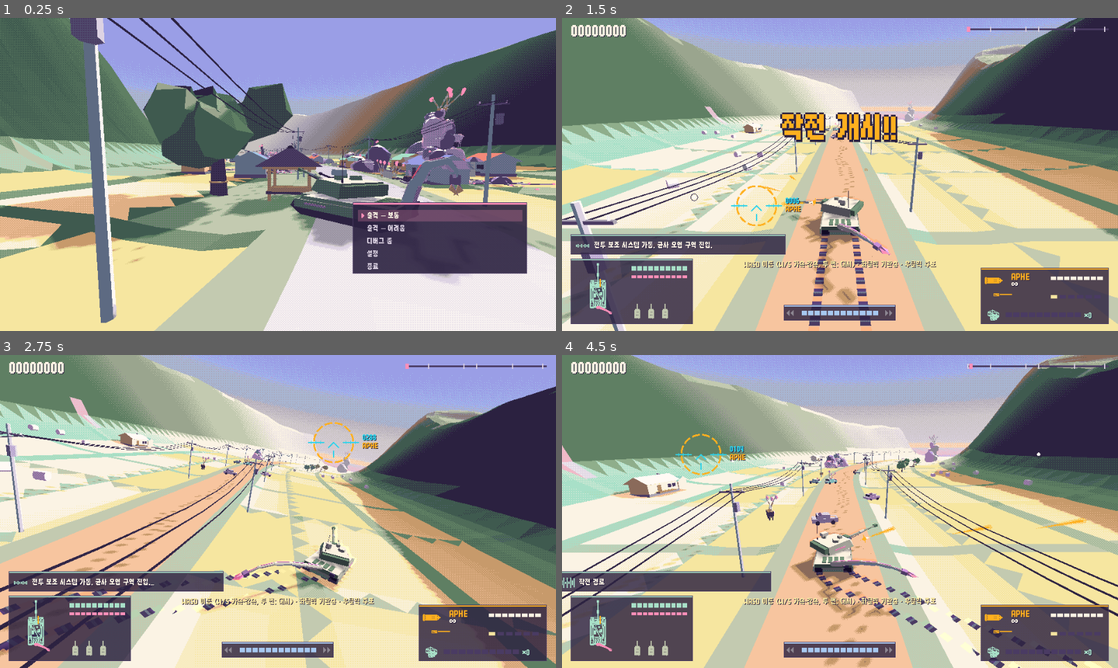
Above: before the commit, frames 1-4 (two rows, left to right).
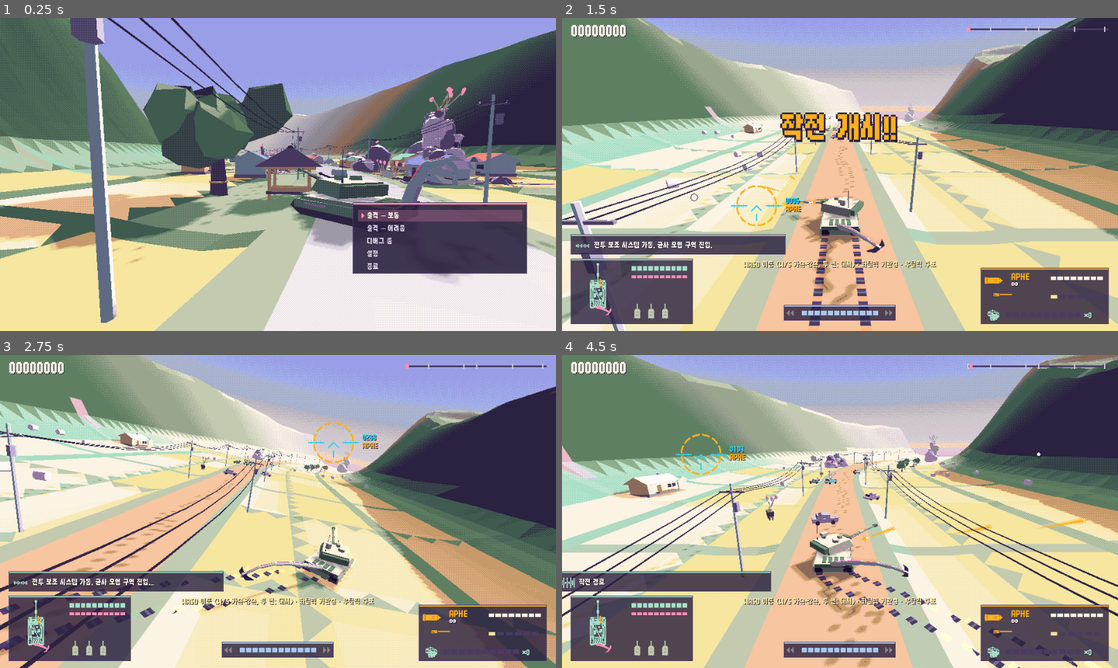
Above: after the commit, the same moments.

Repository: scarf005/orca-class
Game: Godot game, scene res://scenes/main.tscn
Same seed, same stepped clock (60 frames per second), same inputs: the game is played once before the commit and once after it.
Inputs (mouse positions are in pixels of both pictures, inside the frame that each line leads up to):
- Up to frame 1 (0.25 s): no input
- Up to frame 2 (1.5 s): tap Enter (ui_accept) at 0.5 s; drag from (840, 174) to (895, 105) at 0.52 s; drag from (728, 190) to (812, 237) at 1.27 s
- Up to frame 3 (2.75 s): move the mouse to (333, 442) at 2.02 s; hold D (move_right) from 2.03 s (still down); hold E from 2.03 s (still down)
- Up to frame 4 (4.5 s): release D (move_right) at 2.75 s; release E at 2.75 s; drag from (812, 574) to (673, 464) at 2.77 s; move the mouse to (1006, 558) at 3.52 s; hold A (move_left) 3.53-4.25 s; hold Shift 3.53-4.25 s; tap Enter (ui_accept) at 3.77, 4.07 s; drag from (673, 464) to (756, 433) at 4.27 s

The runs differ from the first frame. In frame 1, 0.2% of the frame differs, in the area x 78-87%, y 50-57%; in frame 2, 0.2%, in the area x 7-60%, y 70-96%; in frame 3, 0.1%; in frame 4, 0.1%.

Commit message:
feat: end the tail in an orca's two flukes instead of pincers

Diff:
--- a/scripts/player/tail.gd
+++ b/scripts/player/tail.gd
@@ -2,8 +2,8 @@
 extends Node3D
 ## The Orca-class's five-segment muscular tail. A spring drives the claw toward a goal and a
 ## FABRIK pass bends the segments to follow. Segments stretch and thin when reaching far.
-## Radii taper continuously from root to claw and ball joints fill every bend, so it reads as one
-## limb rather than floating pieces.
+## Radii taper continuously from root to tip and ball joints fill every bend, so it reads as one
+## limb rather than floating pieces. It ends in an orca's two flukes.
 
 signal arrived ## The claw reached its current goal.
 signal missed ## A reach or stab ran out of time before arriving.
@@ -63,7 +63,7 @@
 	_claw_root.add_child(palm)
 	for side in [-1.0, 1.0]:
 		var pincer := Node3D.new()
-		pincer.position = Vector3(0.14 * side, 0, -0.2)
+		pincer.position = Vector3(0.04 * side, 0, -0.15)
 		_claw_root.add_child(pincer)
 		var mesh := MeshInstance3D.new()
 		mesh.mesh = _pincer_mesh(side)
@@ -232,7 +232,8 @@
 	_claw_root.global_transform = Transform3D(Basis.looking_at(tip_dir, up), joints[last])
 	for i in _pincers.size():
 		var side := -1.0 if i == 0 else 1.0
-		_pincers[i].rotation.y = side * lerpf(0.05, 0.7, claw_open)
+		# The flukes flex up and down as the tail works, and spread when it strikes.
+		_pincers[i].rotation.z = side * (sin(_time * 5.0) * 0.12 + claw_open * 0.25)
 
 
 ## Radius at joint `index` (0 = root): a straight taper, shared by the segments meeting there.
@@ -256,19 +257,30 @@
 
 
 func _palm_mesh() -> Mesh:
+	# The narrow tail stock where the flukes join.
 	var b := LowPoly.new()
-	b.box(Transform3D(Basis(), Vector3(0, 0, 0.05)), Vector3(0.45, 0.3, 0.45), Palette.MAUVE)
+	b.box(Transform3D(Basis(), Vector3(0, 0, -0.05)), Vector3(0.22, 0.2, 0.4), Palette.HULL_LIGHT)
 	return b.mesh()
 
 
+## One fluke of an orca's tail: a broad, flat lobe swept back and out to one side, dark on top
+## and pale underneath, with a notched trailing edge.
 func _pincer_mesh(side: float) -> Mesh:
 	var b := LowPoly.new()
-	var root_a := Vector3(0.0, 0.12, 0)
-	var root_b := Vector3(0.0, -0.12, 0)
-	var outer := Vector3(0.28 * side, 0, -0.45)
-	var tip := Vector3(-0.08 * side, 0, -0.95)
-	b.tri(root_a, outer, tip, Palette.FUNGUS, Vector3.UP)
-	b.tri(root_b, outer, tip, Palette.CORAL, Vector3.DOWN)
-	b.tri(root_a, root_b, tip, Palette.BLUSH, Vector3(-side, 0, 0))
-	b.tri(root_a, root_b, outer, Palette.FUNGUS, Vector3(side, 0, 0.3))
+	var t := 0.05
+	var root_front := Vector3(0.0, 0, -0.12)
+	var root_back := Vector3(0.0, 0, 0.18)
+	var tip := Vector3(0.95 * side, 0, 0.42)
+	var lead := Vector3(0.55 * side, 0, -0.1)
+	var trail := Vector3(0.45 * side, 0, 0.22)
+	var up := Vector3.UP * t
+	for face in [[root_front, lead, tip], [root_front, tip, trail], [root_front, trail, root_back]]:
+		b.tri(face[0] + up, face[1] + up, face[2] + up, Palette.INK, Vector3.UP)
+		b.tri(face[0] - up, face[1] - up, face[2] - up, Palette.CREAM, Vector3.DOWN)
+	# Edges, so the lobe has a little thickness from the side.
+	var outline := [root_front, lead, tip, trail, root_back]
+	for i in outline.size() - 1:
+		var a: Vector3 = outline[i]
+		var c: Vector3 = outline[i + 1]
+		b.quad(a + up, c + up, c - up, a - up, Palette.SLATE, ((a + c) * 0.5 - Vector3(0, 0, 0.1)).normalized())
 	return b.mesh()
